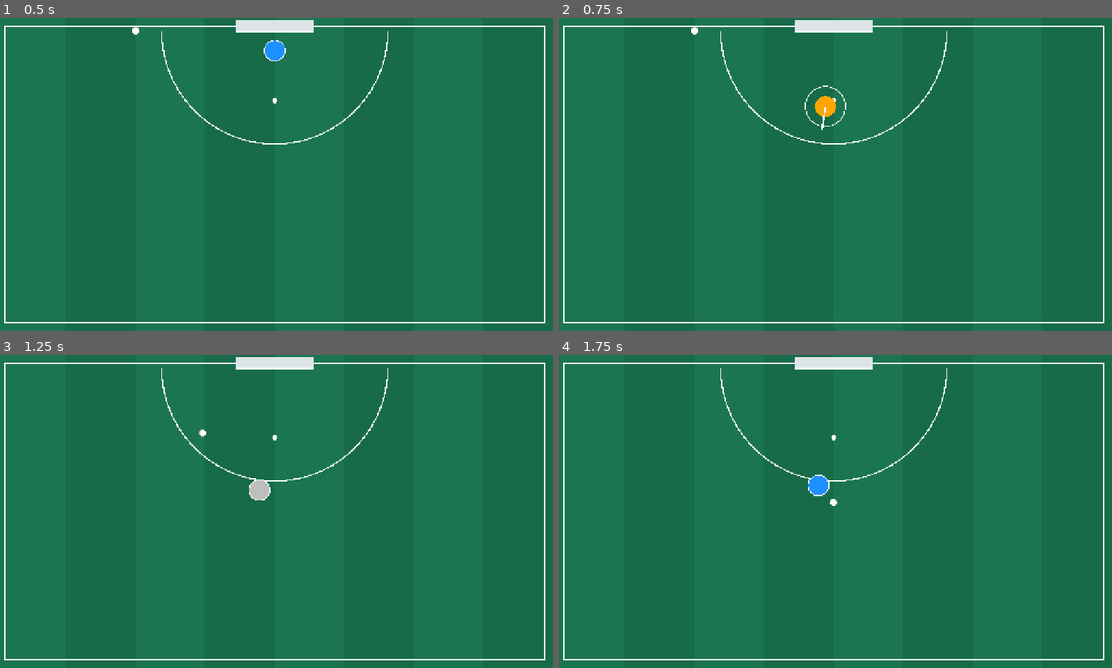
Above: before the commit, frames 1-4 (two rows, left to right).
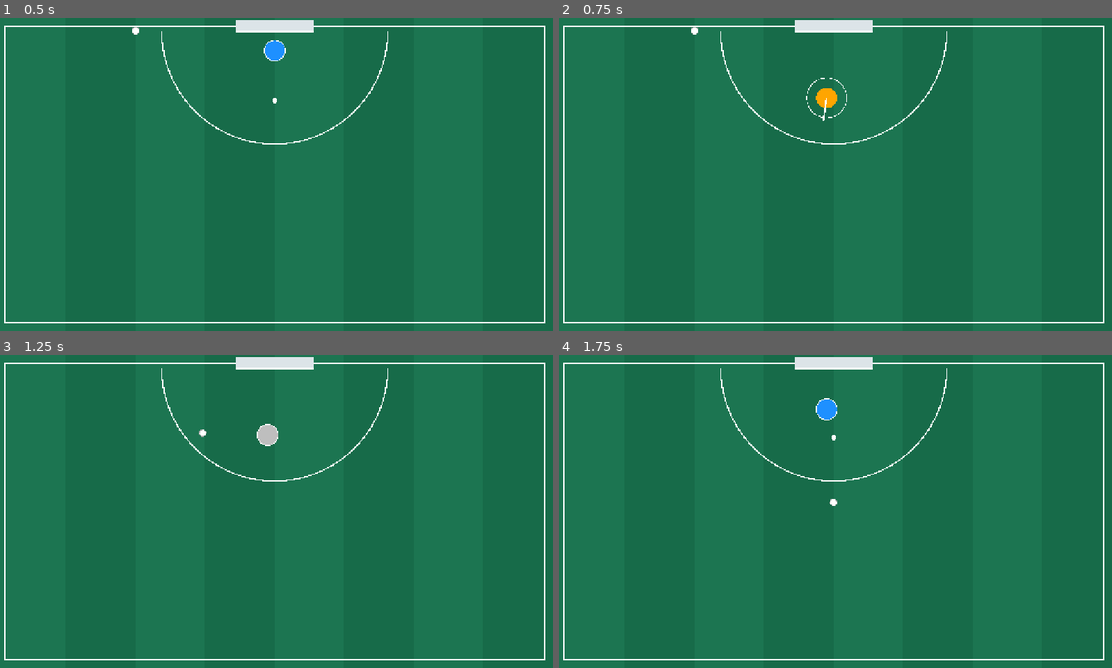
Above: after the commit, the same moments.

Repository: affarf/penalty-corner-challenge
Game: Godot game, scene res://main.tscn
Two runs of this game, one before a commit and one after it. Both use one fixed random seed, a clock stepped at 60 frames per second and the inputs below.
Inputs (mouse positions are in pixels of both pictures, inside the frame that each line leads up to):
- Up to frame 1 (0.5 s): no input
- Up to frame 2 (0.75 s): tap Enter at 0.5 s; move the mouse to (807, 237) at 0.52 s; hold W (move_up) from 0.53 s (still down); hold Right mouse button (dive) from 0.53 s (still down)
- Up to frame 3 (1.25 s): keep holding W (move_up); keep holding Right mouse button (dive); tap Space at 0.77 s
- Up to frame 4 (1.75 s): keep holding W (move_up); tap Space at 1.25, 1.52 s; move the mouse to (1001, 558) at 1.27 s; release Right mouse button (dive) at 1.28 s; right-click (1001, 558) at 1.35 s

Frame 1 is identical in both runs. In frame 2, 0.3% of the frame differs, in the area x 44-53%, y 19-36%; in frame 3, 0.4%; in frame 4, 0.4%, in the area x 45-51%, y 13-46%.

Commit message:
Fix goalie dive mechanics

Diff:
--- a/goalkeeper.gd
+++ b/goalkeeper.gd
@@ -4,7 +4,8 @@
 signal save_attempted(kind: String)
 
 @export var speed: float = 320.0
-@export var dive_speed: float = 650.0
+@export var dive_speed: float = 550.0
+@export var max_dive_distance: float = 110.0
 
 const FIELD_MIN := Vector2(45, 45)
 const FIELD_MAX := Vector2(1235, 675)
@@ -26,6 +27,9 @@
 var state_timer := 0.0
 var dive_direction := Vector2.ZERO
 var recovery_duration := 0.0
+var dive_start_position := Vector2.ZERO
+var dive_target := Vector2.ZERO
+
 
 
 func _physics_process(delta: float) -> void:
@@ -41,13 +45,27 @@
 			if state_timer <= 0.0:
 				start_recovery(QUICK_RECOVERY)
 
+
+
 		State.DIVING:
-			velocity = dive_direction * dive_speed
-			move_and_slide()
+			var remaining := global_position.distance_to(
+				dive_target
+			)
+
+			if remaining > 1.0:
+				velocity = dive_direction * min(
+					dive_speed,
+					remaining / delta
+				)
+				move_and_slide()
+			else:
+				velocity = Vector2.ZERO
+
 			state_timer -= delta
 
-			if state_timer <= 0.0:
+			if state_timer <= 0.0 or remaining <= 1.0:
 				start_recovery(DIVE_RECOVERY)
+
 
 		State.RECOVERING:
 			velocity = Vector2.ZERO
@@ -96,6 +114,7 @@
 	print("Quick save!")
 
 
+
 func start_dive() -> void:
 	var mouse_direction := (
 		get_global_mouse_position() - global_position
@@ -105,11 +124,19 @@
 		return
 
 	dive_direction = mouse_direction
+	dive_start_position = global_position
+
+	dive_target = (
+		dive_start_position +
+		dive_direction * max_dive_distance
+	).clamp(FIELD_MIN, FIELD_MAX)
+
 	state = State.DIVING
 	state_timer = DIVE_DURATION
 
 	save_attempted.emit("dive")
-	print("Diving!")
+	print("Short dive!")
+
 
 
 func start_recovery(duration: float) -> void:
@@ -138,6 +165,9 @@
 	state_timer = 0.0
 	velocity = Vector2.ZERO
 	global_position = Vector2(640, 75)
+	dive_direction = Vector2.ZERO
+	dive_start_position = global_position
+	dive_target = global_position
 
 
 func _draw() -> void:
--- a/main.tscn
+++ b/main.tscn
@@ -13,5 +13,3 @@
 position = Vector2(640, 75)
 
 [node name="Ball" parent="." unique_id=1776875399 instance=ExtResource("3_h2yge")]
-injection_speed = null
-shot_speed = null
